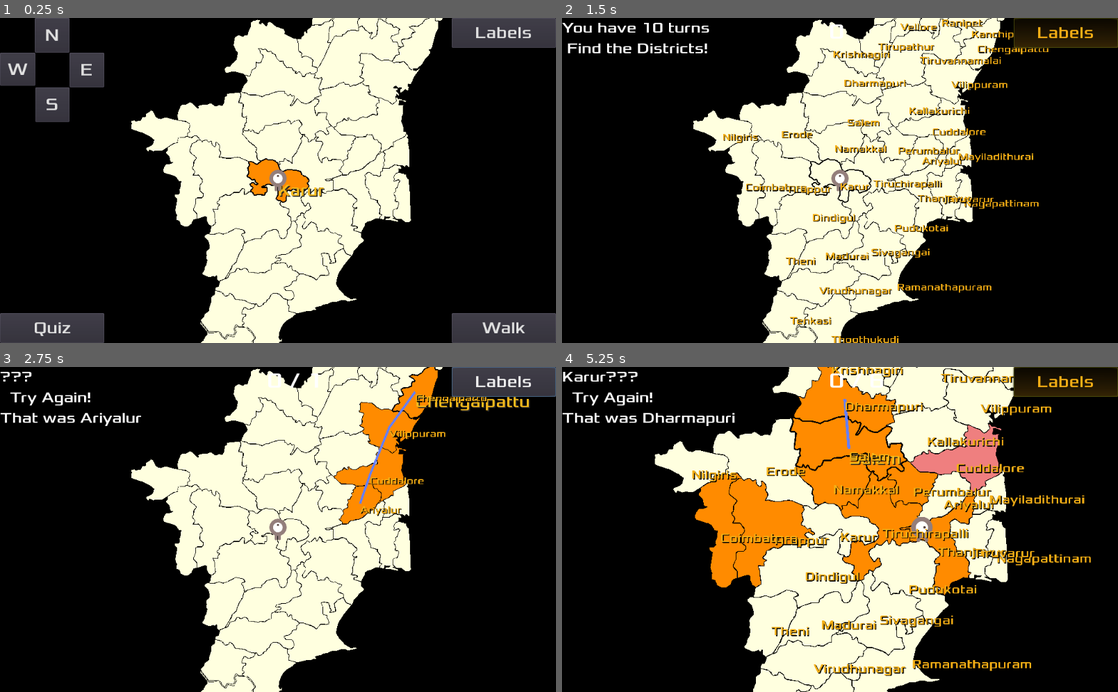
Above: before the commit, frames 1-4 (two rows, left to right).
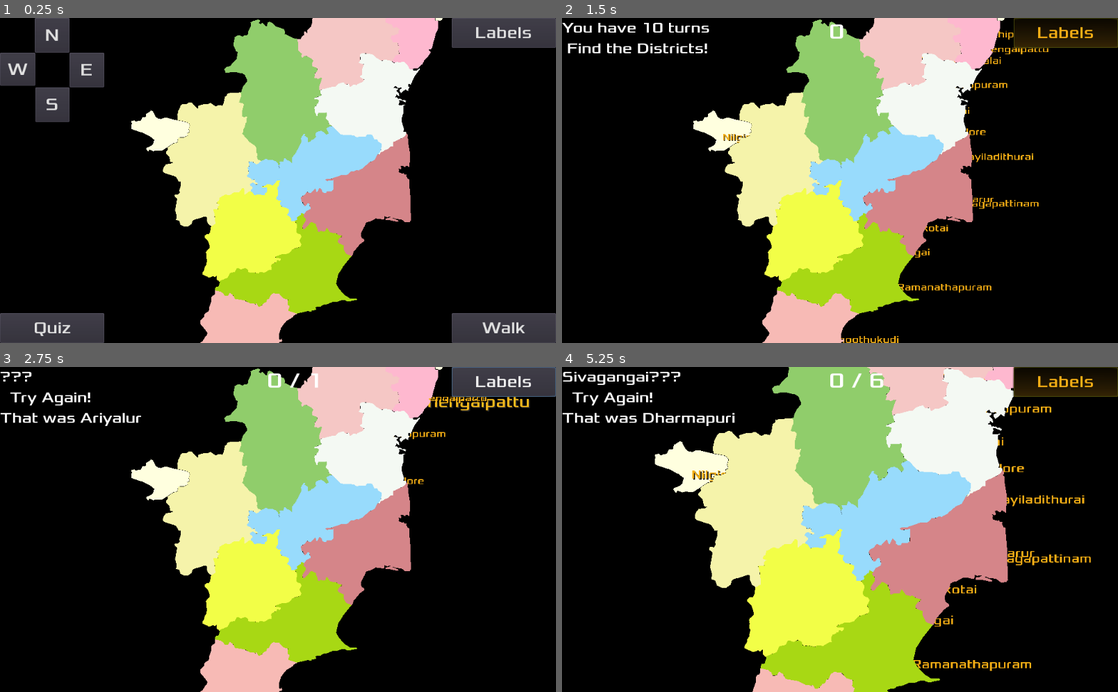
Above: after the commit, the same moments.

Repository: sharun-s/godot-tn
Game: Godot game, scene res://Node2D.tscn
Same seed, same stepped clock (60 frames per second), same inputs: the game is played once before the commit and once after it.
Inputs (mouse positions are in pixels of both pictures, inside the frame that each line leads up to):
- Up to frame 1 (0.25 s): no input
- Up to frame 2 (1.5 s): click "Quiz" at 0.5 s; click "Labels" at 1.25 s
- Up to frame 3 (2.75 s): tap Enter at 2 s; drag from (361, 503) to (417, 393) at 2.02 s
- Up to frame 4 (5.25 s): tap Space at 2.75, 5 s; drag from (979, 393) to (840, 526) at 2.77 s; tap Enter at 3.5 s; move the mouse to (745, 529) at 3.52 s; hold Right (ui_right) 3.53-4.25 s; hold Mouse wheel up (zoom_in) 3.53-4.25 s; click (745, 529) at 3.67 s; drag from (956, 461) to (717, 529) at 4.27 s; drag from (845, 399) to (717, 529) at 5.02 s

The runs differ from the first frame. In frame 1, 29% of the frame differs, in the area x 29-79%, y 0-100%; in frame 2, 29%; in frame 3, 31%; in frame 4, 40%, in the area x 0-82%, y 0-100%.

Commit message:
merge poly test

Diff:
--- a/TN.gd
+++ b/TN.gd
@@ -60,6 +60,46 @@
 var tw:=Tween.new()
 var walkpath:=Line2D.new()
 
+func revert_transform(poly:Polygon2D):
+	if poly.transform != Transform2D.IDENTITY:
+		var transformed_polygon = poly.transform.xform(poly.polygon)
+		poly.transform = Transform2D.IDENTITY
+		poly.polygon = transformed_polygon
+		return poly
+
+func merge_poly(g):
+	var main:Polygon2D=Polygon2D.new()
+	print('merging ',g[0], g[1])
+	var t=Transform2D()
+	var t2=Transform2D()
+	var ddims=d[g[0]]
+	var p1=get_node(g[0]).get_child(0)
+	t.origin=Vector2(ddims[0],ddims[1])
+	ddims=d[g[1]]
+	var p2=get_node(g[1]).get_child(0)
+	t2.origin=Vector2(ddims[0],ddims[1])
+	var m=Geometry.merge_polygons_2d(t.xform(p1.polygon),
+									t2.xform(p2.polygon) )
+	main.polygon=m[0]
+	#debug
+	#var test=main.duplicate()
+	#test.color=Color.blueviolet
+	#add_child(test)
+	var cnt=1
+	for i in range(2,len(g)):
+		print('merging ',g[i])
+		ddims=d[g[i]]
+		t.origin=Vector2(ddims[0],ddims[1])
+		var tp=t.xform(get_node(g[i]).get_child(0).polygon)
+		m=Geometry.merge_polygons_2d(main.polygon, tp)
+		main.polygon=m[0]
+		#debug
+#		#test=main.duplicate()
+		#test.color=Color(rng.randi_range(70,200))
+		#add_child(test)
+		#cnt=cnt+1
+	main.color=Color(rng.randf_range(0.5,1.0), rng.randf_range(0.5,1.0), rng.randf_range(0.0,1.0))
+	return main
 
 var compass_colors={
 	North=[Color.orange,'N'],
@@ -153,6 +193,26 @@
 	$Camera2D.position=get_node('Karur').position
 	$Camera2D.zoom=Vector2(2.4, 2.4)
 	$Label.rect_scale=$Camera2D.zoom
+	var salem:Polygon2D=merge_poly(['Salem','Dharmapuri','Namakkal','Krishnagiri'])
+	add_child(salem)
+	var coim:Polygon2D=merge_poly(['Coimbatore','Erode','Tiruppur'])
+	add_child(coim)
+	var mad:Polygon2D=merge_poly(['Madurai','Dindigul','Theni'])
+	add_child(mad)
+	var ram:Polygon2D=merge_poly(['Ramanathapuram','Sivagangai','Virudhunagar'])
+	add_child(ram)
+	var neli:Polygon2D=merge_poly(['Tirunelveli','Thoothukudi','Tenkasi'])
+	add_child(neli)
+	var na:Polygon2D=merge_poly(['Tiruvannamalai','Vellore','Tirupathur','Ranipet'])
+	add_child(na)
+	var sa:Polygon2D=merge_poly(['Cuddalore','Vilippuram','Kallakurichi'])
+	add_child(sa)
+	var ch:Polygon2D=merge_poly(['Kanchipuram','Tiruvallur','Chengalpattu'])
+	add_child(ch)
+	var tri:Polygon2D=merge_poly(['Tiruchirapalli','Karur','Perumbalur','Ariyalur'])
+	add_child(tri)
+	var tanj:Polygon2D=merge_poly(['Thanjavur','Pudukotai','Tiruvarur','Nagapattinam','Mayiladithurai'])
+	add_child(tanj)
 	update()
 
 func _unhandled_input(event):
